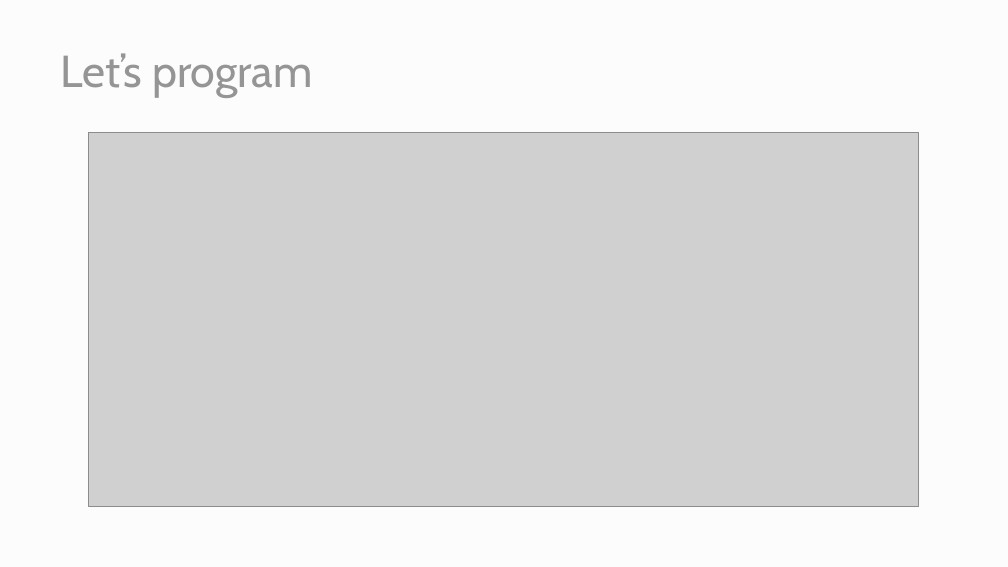
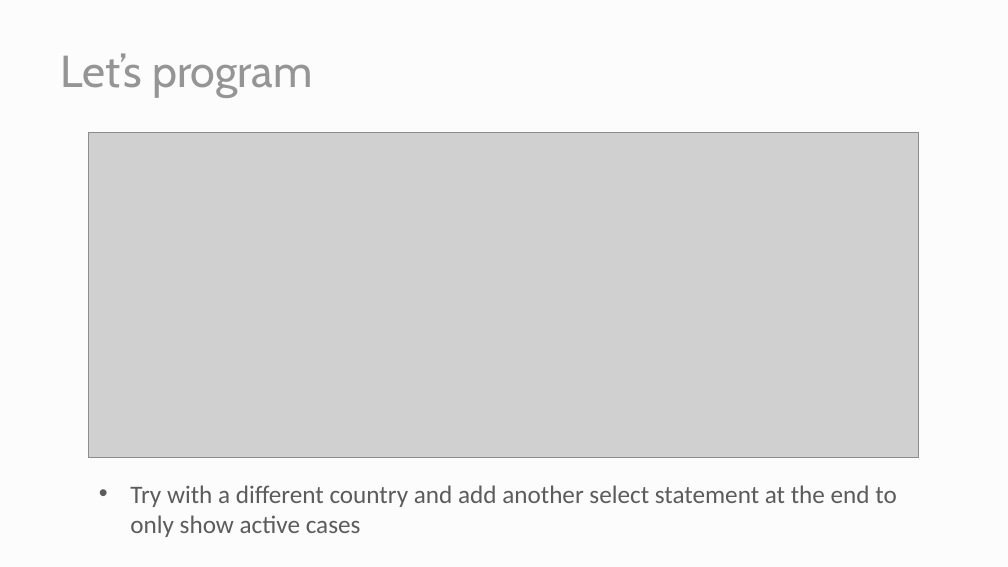
Before and after one commit to aweimann/floto-lab-learning-bioinformatics, a slide deck: slide 10 of docs/presentations/data_transformations.pptx. Drawn at 1008x567 pixels with LibreOffice and Linux fonts; fonts in the diff are those of the drawing; grey boxes stand for pictures. Boxes give left, top, right and bottom in pixels: in the first picture for what was removed or moved away, otherwise in the second. Text is boxed around its words. In the diff, an @@ line names an element or a change of style, - is before the commit and + after.

```diff
--- a/docs/presentations/data_transformations.pptx
+++ b/docs/presentations/data_transformations.pptx
@@ picture: place and size @@
-picture at [89,132,918,506]
+picture at [89,132,918,458]
@@ text added at [130,485,896,537], 18 pt, text #5C5C5C @@
+• Try with a different country and add another select statement at the end to only show active cases
```
Also in this commit, not shown: 8 other slides changed, 36 other files.
